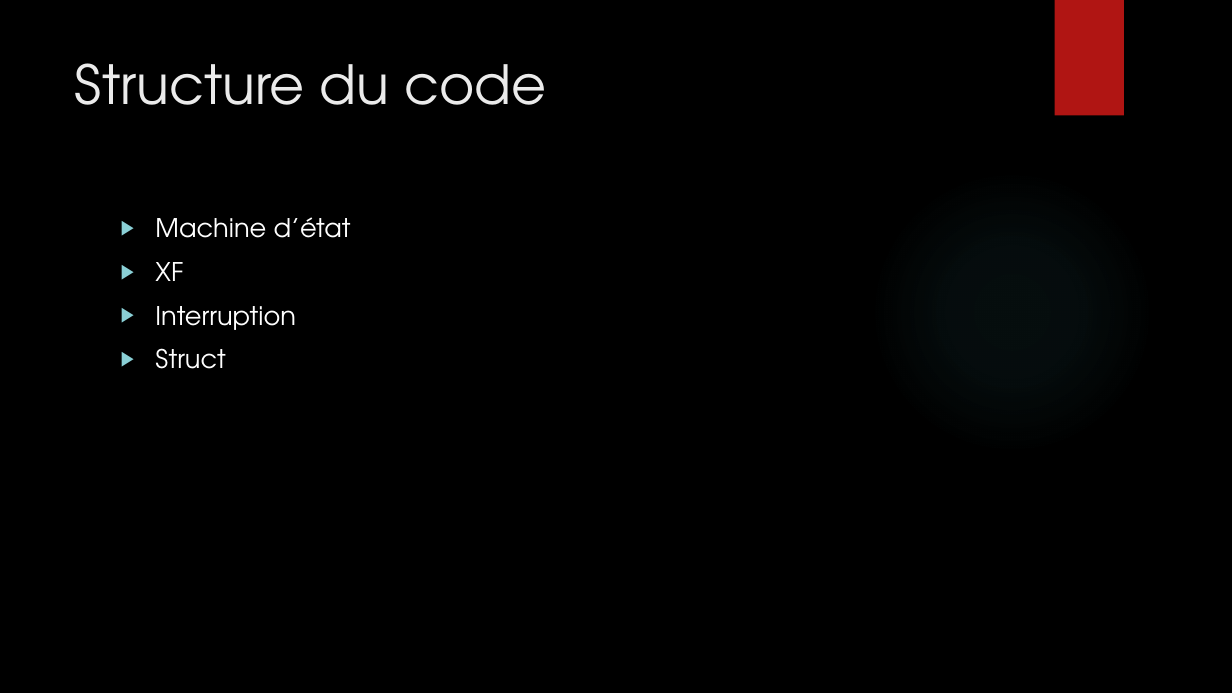
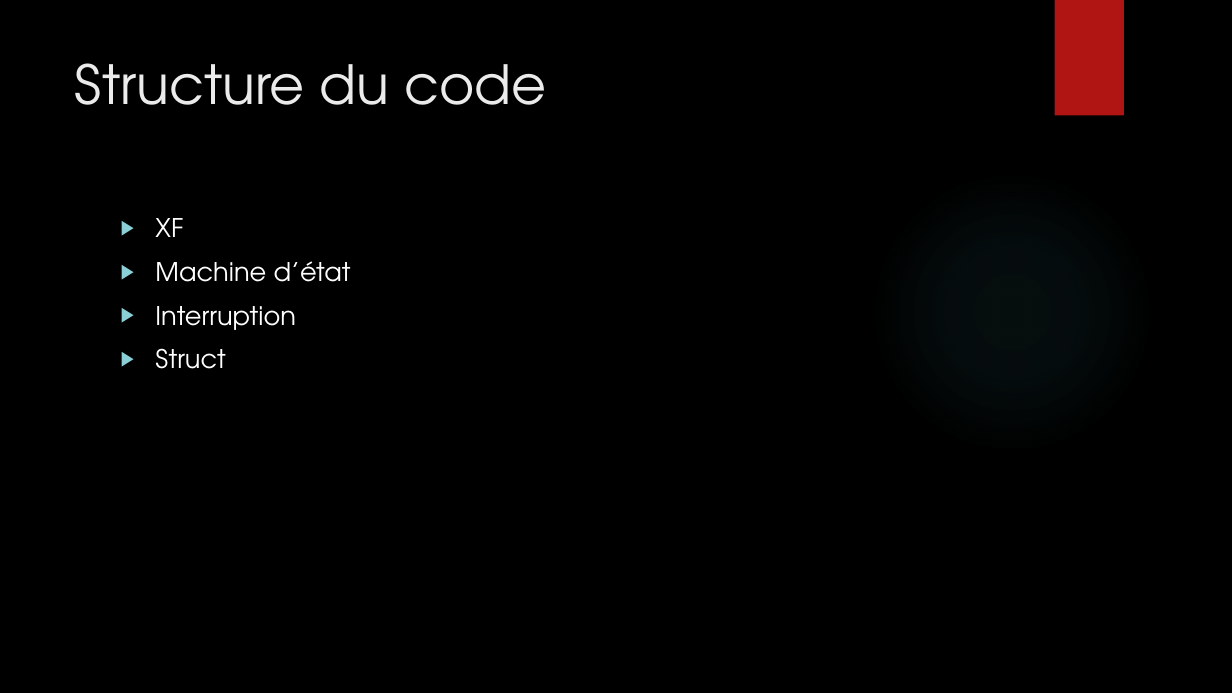
Before and after one commit to SuperBeurk/SummerSchool, a slide deck: slide 5 of Presentation_METS_ZUFL.pptx. Drawn at 1232x693 pixels with LibreOffice and Linux fonts; fonts in the diff are those of the drawing; background and template pictures are left out. Boxes give left, top, right and bottom in pixels: in the first picture for what was removed or moved away, otherwise in the second. Text is boxed around its words. In the diff, an @@ line names an element or a change of style, - is before the commit and + after.

Commit message:
pp

```diff
--- a/Presentation_METS_ZUFL.pptx
+++ b/Presentation_METS_ZUFL.pptx
@@ text at [155,218,183,237]: paragraph added @@
+▶ XF
@@ text at [155,262,183,281]: paragraph removed @@
-▶ XF
```
